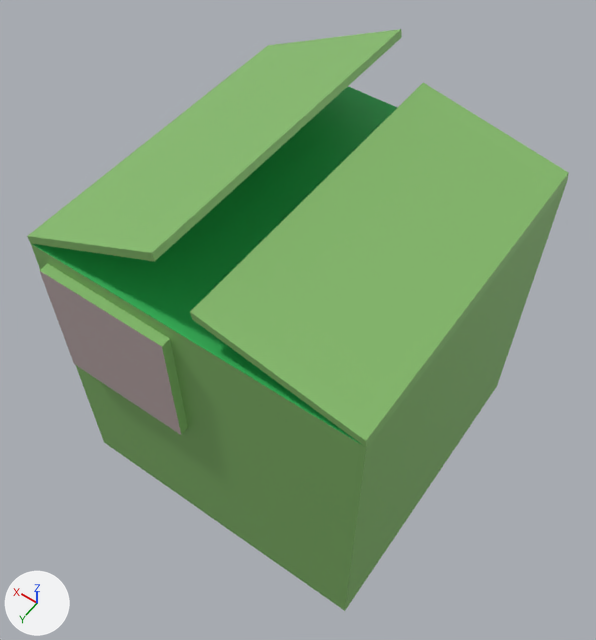
A saved change to the FBX model Assets/Models/parcel.fbx.
Rendered twice from a camera (50 mm lens) standing at (-0.898, 1.28, 1.976) and looking at (-0.024, 0.057, 0.055). Lighting does not change. The marker at lower left points along +X, +Y and +Z. The older version comes first. Where no turn or scale is listed for an object, it has been applied to the vertices.

Objects in the first picture: 'Parcel'.
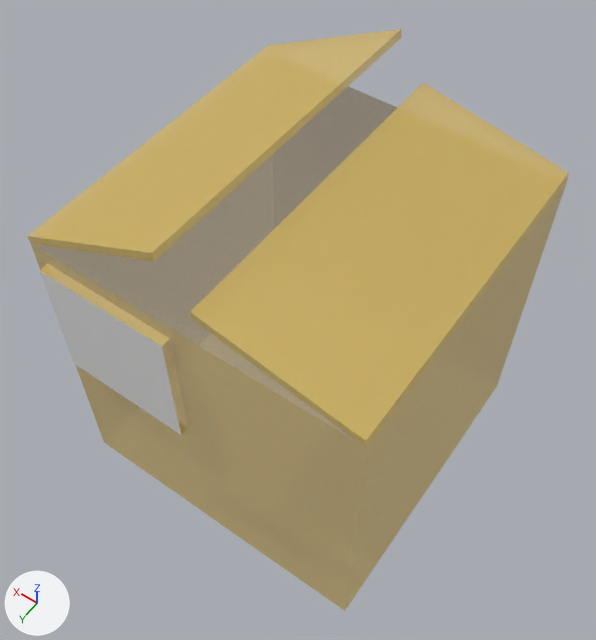
Commit message: New Parcel Model

Where the change shows, as pixel boxes [x1, y1, x2, y2] in the pictures (596 x 640 px):
'Parcel', surface changed, recoloured (green to yellow)
    both: [27, 29, 569, 611]

Patch to the scene script:
```diff
--- a/Assets/Models/parcel.fbx.py
+++ b/Assets/Models/parcel.fbx.py
@@ img_palette_png @@
-img_palette_png = load_image('Palette.png', '../Textures/Palette/Palette.png', 48, 60, 'sRGB')
+img_palette_png = load_image('Palette.png', '../Textures/Palette/Palette.png', 48, 60, 'Non-Color')
@@ mat_material_011 @@
+mat_material_011 = bpy.data.materials.new('Material.011')
+# uses the picture img_palette_png
@@ me_cube_001 @@
 me_cube_001.from_pydata(...)  # 36 vertices, 25 faces; spans x -0.519..0.484, y -0.495..0.534, z -0.543..0.708
 # used by ob_parcel; location = (0.0, 0.0, 0.0)
-me_cube_001.materials.append(mat_material)  # picture img_palette_png
+# me_cube_001 part 1: texture (UV) coordinates of 25 of 25 faces, centred in x -0.519..0.483, y -0.495..0.534, z -0.543..0.695, changed; they spanned u 0.03..0.96, v 0.73..0.96 and now span u 0.96..0.99, v 0.11..0.96
+me_cube_001.materials.append(mat_material_011)
```
